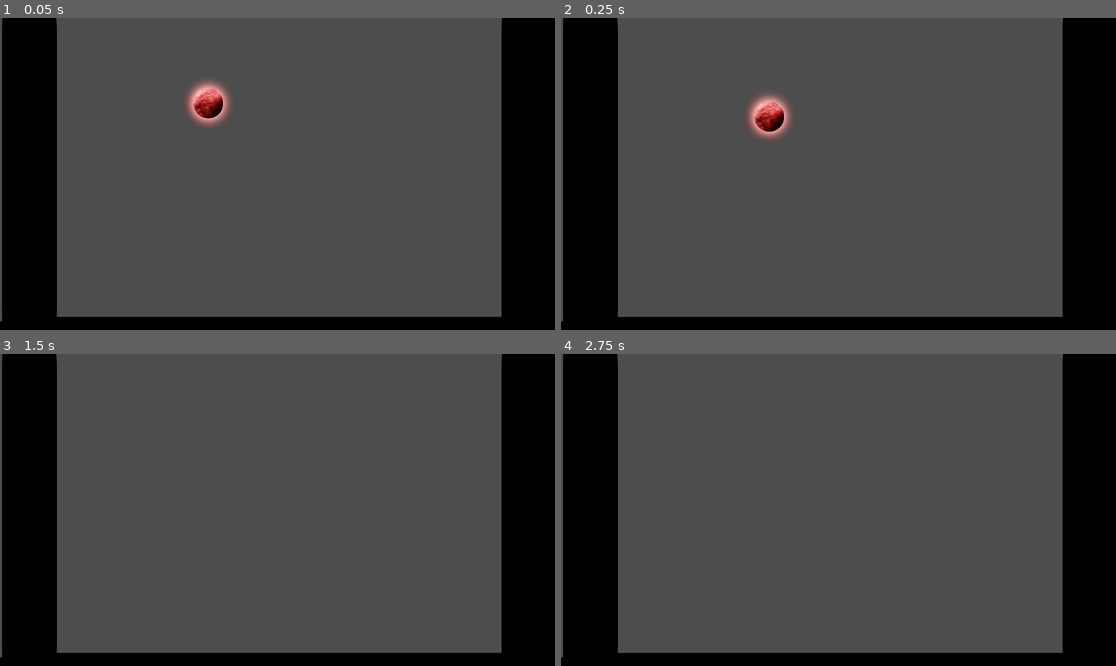
Above: before the commit, frames 1-4 (two rows, left to right).
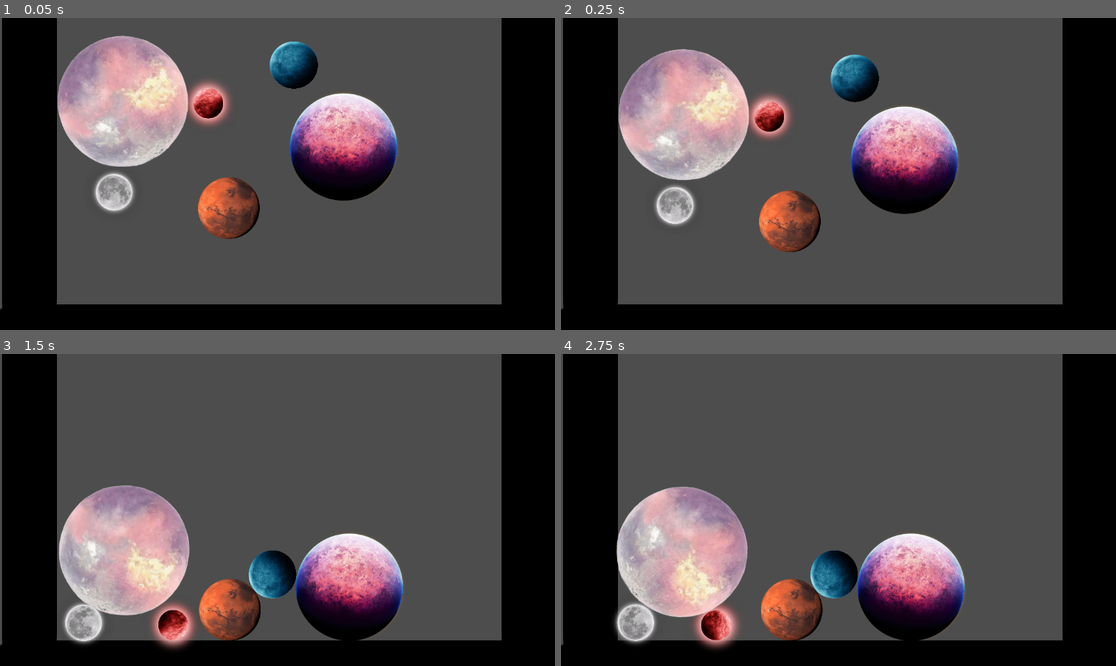
Above: after the commit, the same moments.

Repository: 6thAce/marbel-merger
Game: Godot game, scene res://main.tscn
The game is run twice, just before and just after one commit, with the same random seed, the same clock (stepped at 60 frames per second) and the same inputs. The engine's default icon, where the game draws it, is replaced by a stand-in: a white triangle on a blue panel in a dark square.
Inputs:
- Up to frame 1 (0.05 s): no input
- Up to frame 2 (0.25 s): no input
- Up to frame 3 (1.5 s): no input
- Up to frame 4 (2.75 s): no input

The runs differ from the first frame. In frame 1, 20% of the frame differs, in the area x 0-91%, y 0-98%; in frame 2, 20%; in frame 3, 21%; in frame 4, 21%.

Commit message:
Collision fixed

Diff:
--- a/backgroung.tscn
+++ b/backgroung.tscn
@@ -19,4 +19,6 @@
 position = Vector2(782, 706)
 
 [node name="CollisionPolygon2D" type="CollisionPolygon2D" parent="."]
-polygon = PackedVector2Array(-1, 755, 1147, 755, 1145, -42, 1041, -40, 1040, 648, 112, 646, 112, -40, -1, -38)
+build_mode = 1
+polygon = PackedVector2Array(-1, 755, 1155, 759, 1155, -40, 1039, -40, 1040, 648, 112, 646, 112, -40, -1, -38)
+disabled = true
--- a/block.tscn
+++ b/block.tscn
@@ -1,6 +1,9 @@
-[gd_scene load_steps=2 format=3 uid="uid://c22kvelkc747v"]
+[gd_scene load_steps=3 format=3 uid="uid://c22kvelkc747v"]
 
 [ext_resource type="Texture2D" uid="uid://b6txwot4oaeek" path="res://icon.svg" id="1_im0tn"]
+
+[sub_resource type="RectangleShape2D" id="RectangleShape2D_im0tn"]
+size = Vector2(757, 112)
 
 [node name="block" type="StaticBody2D"]
 
@@ -8,3 +11,7 @@
 modulate = Color(0, 0, 0, 1)
 scale = Vector2(5.921875, 0.890625)
 texture = ExtResource("1_im0tn")
+
+[node name="CollisionShape2D" type="CollisionShape2D" parent="."]
+position = Vector2(1.5, 0)
+shape = SubResource("RectangleShape2D_im0tn")
--- a/main.tscn
+++ b/main.tscn
@@ -1,13 +1,18 @@
-[gd_scene load_steps=3 format=3 uid="uid://cc6lrqdv51sht"]
+[gd_scene load_steps=8 format=3 uid="uid://cc6lrqdv51sht"]
 
 [ext_resource type="PackedScene" uid="uid://bmi4l8isf2vaf" path="res://backgroung.tscn" id="1_ig7tw"]
 [ext_resource type="PackedScene" uid="uid://dem7sn5vpcpx0" path="res://ball0.tscn" id="2_0xm2m"]
+[ext_resource type="PackedScene" uid="uid://dn0bkncduyfsg" path="res://ball1.tscn" id="3_272bh"]
+[ext_resource type="PackedScene" uid="uid://dmh855alp8erh" path="res://ball2.tscn" id="4_5vw27"]
+[ext_resource type="PackedScene" uid="uid://da3f7w6w23chk" path="res://ball3.tscn" id="5_kek77"]
+[ext_resource type="PackedScene" uid="uid://b6gpitykrcbhg" path="res://ball4.tscn" id="6_4c57u"]
+[ext_resource type="PackedScene" uid="uid://dlypir5dynwuy" path="res://ball.tscn" id="7_efxa6"]
 
 [node name="Main" type="Node2D"]
 position = Vector2(-32, -28)
 
 [node name="backgroung" parent="." instance=ExtResource("1_ig7tw")]
-position = Vector2(33, 0)
+position = Vector2(33, -26)
 
 [node name="ball" parent="." instance=ExtResource("2_0xm2m")]
 position = Vector2(464, 204)
@@ -16,3 +21,18 @@
 position = Vector2(135, 50)
 rotation = -0.7853982
 target_position = Vector2(687.30786, 687.3078)
+
+[node name="ball2" parent="." instance=ExtResource("3_272bh")]
+position = Vector2(269, 389)
+
+[node name="ball3" parent="." instance=ExtResource("4_5vw27")]
+position = Vector2(507, 422)
+
+[node name="ball4" parent="." instance=ExtResource("5_kek77")]
+position = Vector2(745, 295)
+
+[node name="ball5" parent="." instance=ExtResource("6_4c57u")]
+position = Vector2(284, 203)
+
+[node name="ball6" parent="." instance=ExtResource("7_efxa6")]
+position = Vector2(642, 125)
